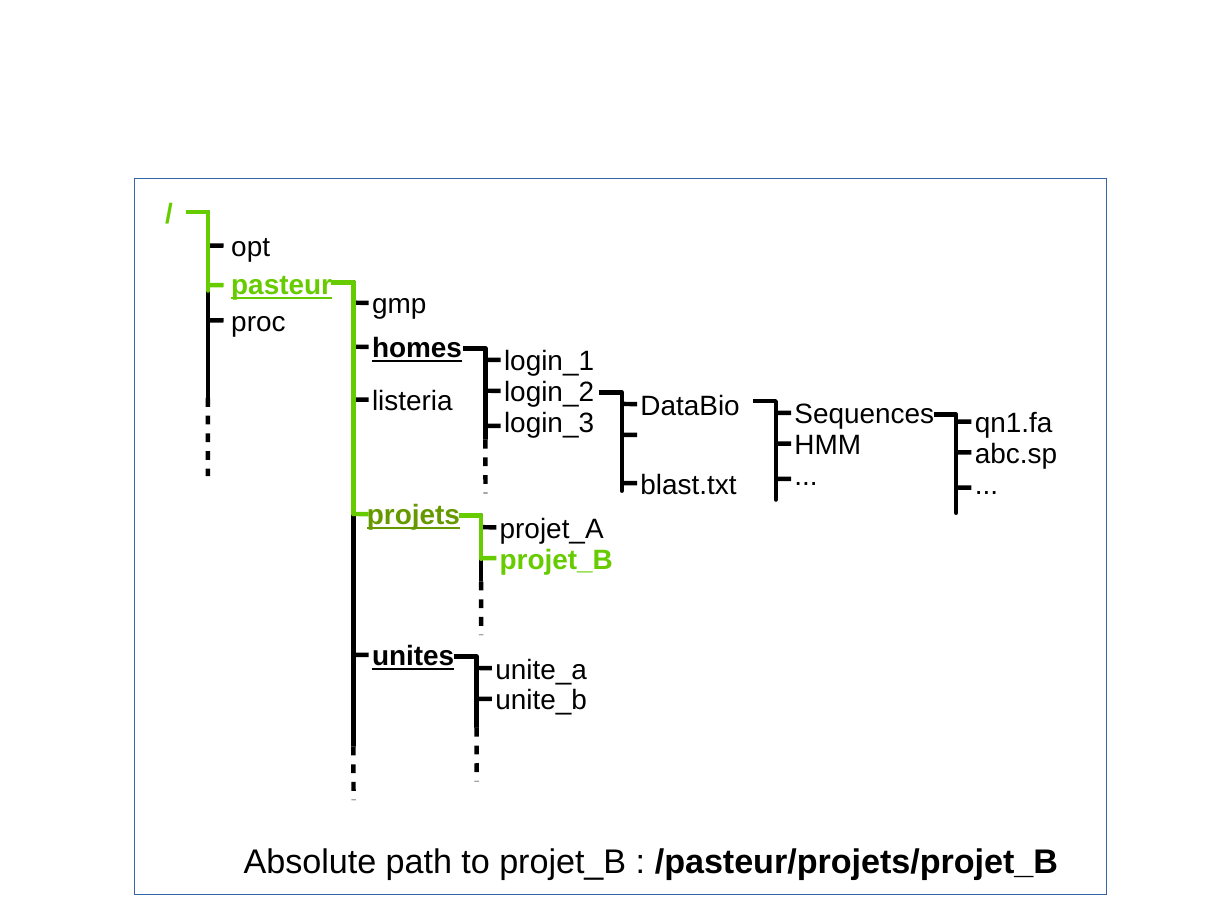
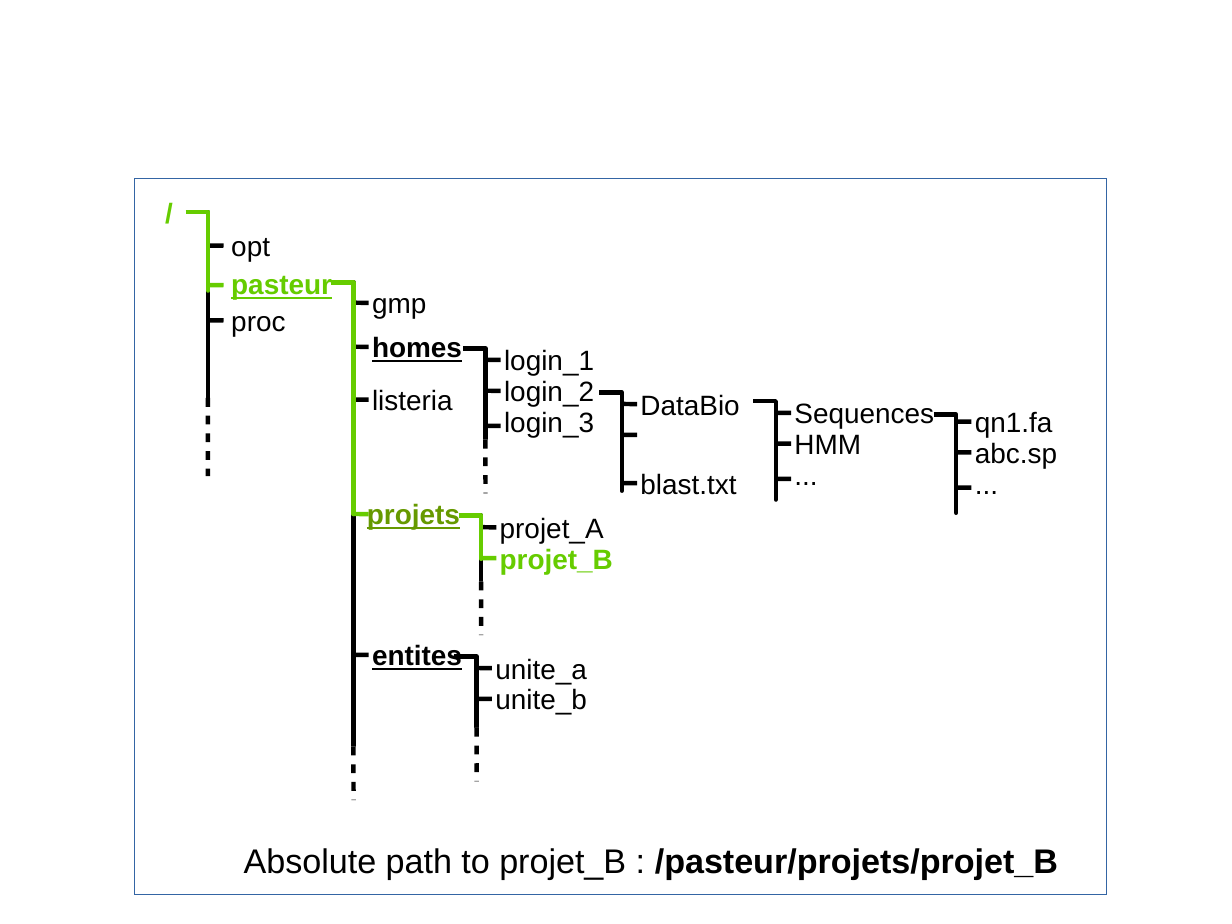
Before and after one commit to C3BI-pasteur-fr/unix-training, a slide deck: slide 7 of schemas.odp. Drawn at 1232x924 pixels with LibreOffice and Linux fonts; fonts in the diff are those of the drawing. Boxes give left, top, right and bottom in pixels: in the first picture for what was removed or moved away, otherwise in the second. Text is boxed around its words. In the diff, an @@ line names an element or a change of style, - is before the commit and + after.

Commit message:
replace unites by entites which is the right names in Atlas

```diff
--- a/schemas.odp
+++ b/schemas.odp
@@ text at box(372, 644, 462, 670): text changed @@
-unites
+entites
```
Also in this commit, not shown: 3 other slides changed, 5 other files.
